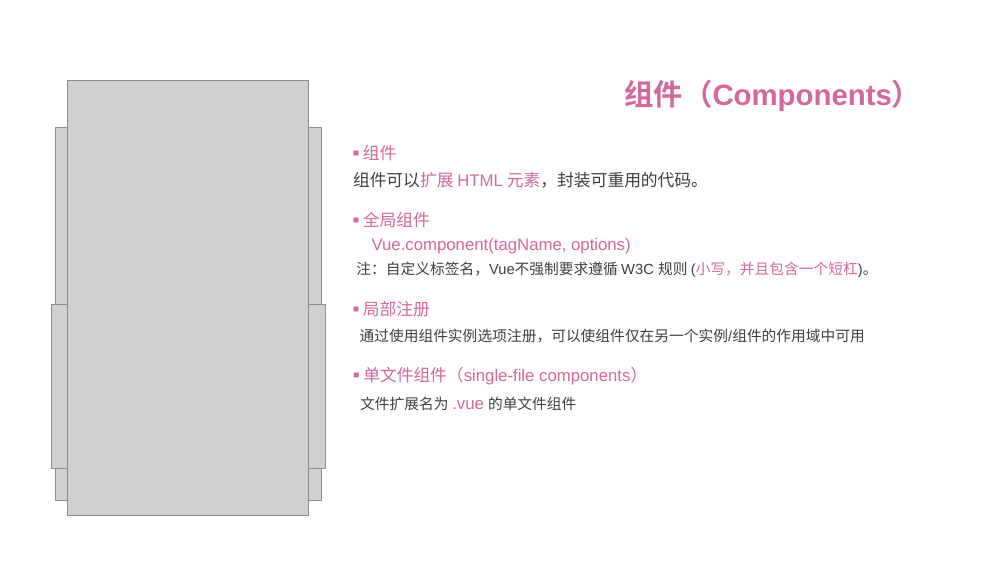
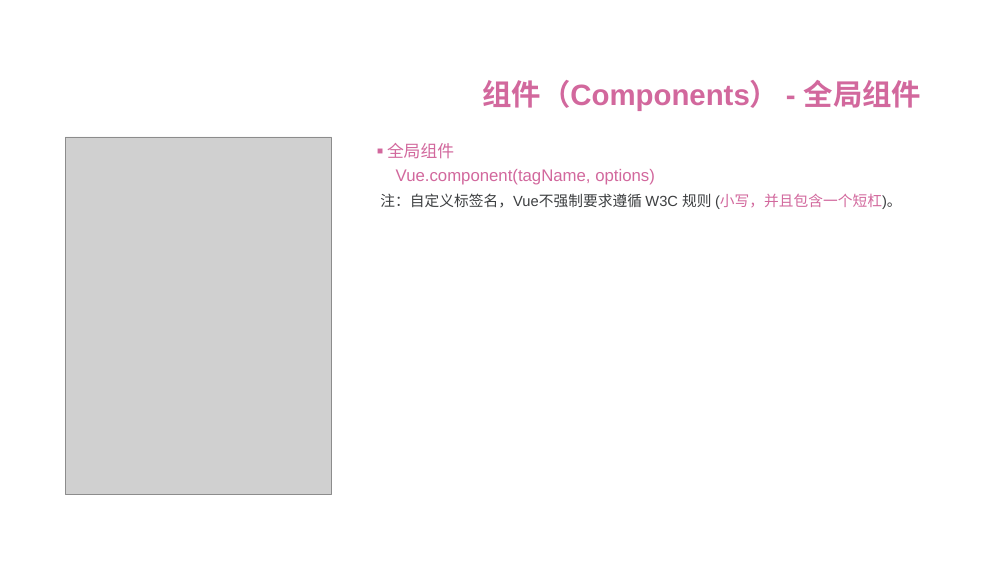
Before and after one commit to ttflowerboys/vue-demo, a slide deck: slide 35 of PPT/vue前后端分离 - 上.pptx (slide 26 before the commit). Drawn at 1008x567 pixels with LibreOffice and Linux fonts; fonts in the diff are those of the drawing; grey boxes stand for pictures; background and template pictures are left out. Boxes give left, top, right and bottom in pixels: in the first picture for what was removed or moved away, otherwise in the second. Text is boxed around its words. In the diff, an @@ line names an element or a change of style, - is before the commit and + after.

```diff
--- a/PPT/vue前后端分离 - 上.pptx
+++ b/PPT/vue前后端分离 - 上.pptx
@@ picture removed at bbox=[68, 81, 309, 516] @@
@@ text at bbox=[482, 80, 921, 111]: text changed @@
-组件（Components）
+组件（Components） - 全局组件
@@ picture: place and size @@
-picture at bbox=[55, 128, 321, 501]
+picture at bbox=[65, 137, 331, 495]
@@ text removed at bbox=[353, 145, 708, 188] @@
-■ 组件
-组件可以扩展 HTML 元素，封装可重用的代码。
@@ text "全局组件": place and size @@
-text "全局组件" at bbox=[356, 212, 878, 277]
+text "全局组件" at bbox=[380, 143, 902, 209]
@@ picture removed at bbox=[51, 304, 325, 469] @@
@@ text removed at bbox=[360, 301, 865, 343] @@
-■ 局部注册
-通过使用组件实例选项注册，可以使组件仅在另一个实例/组件的作用域中可用
@@ text removed at bbox=[360, 367, 647, 410] @@
-■ 单文件组件（single-file components）
-文件扩展名为 .vue 的单文件组件
```
Also in this commit, not shown: 5 other slides changed, 23 slides added, 4 slides removed.
